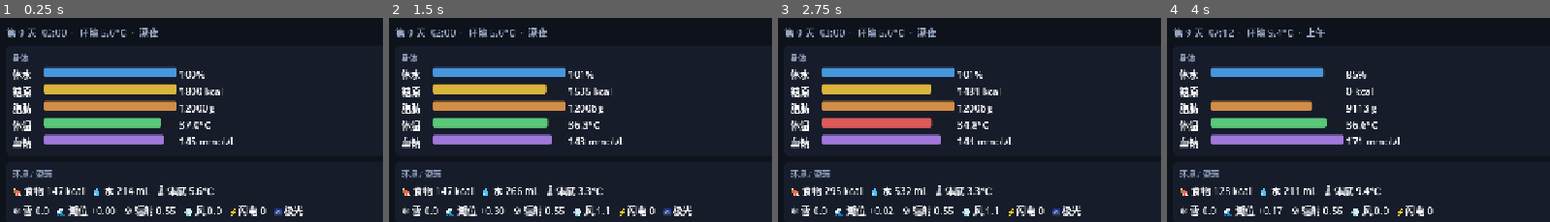
Above: before the commit, frames 1-4 (left to right).
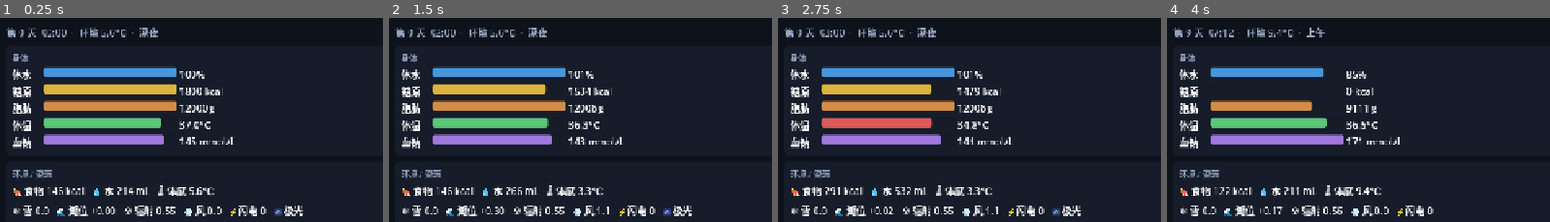
Above: after the commit, the same moments.

Repository: Mass404/survival-model
Game: Godot game, scene res://LocalMain.tscn
Two runs of this game, one before a commit and one after it. Both use one fixed random seed, a clock stepped at 60 frames per second and the inputs below. This scene is started directly instead of the project's main scene.
Inputs:
- Up to frame 1 (0.25 s): no input
- Up to frame 2 (1.5 s): click "🍖 觅食 1时" at 0.5 s; click "💧 喝水 1时" at 1.25 s
- Up to frame 3 (2.75 s): click "😴 休息 1时" at 2 s
- Up to frame 4 (4 s): click "🌙 过一夜" at 2.75 s; click "→ 陆地(-55°,188°) (212h)" at 3.5 s
The pictures show only the part of the screen within x 0-50%, y 11-61%; the shares and areas given below are measured in that part.

The runs differ from the first frame. In frame 1, less than 0.1% of the frame differs, in the area x 14-17%, y 82-87%; in frame 2, 0.1%; in frame 3, 0.1%; in frame 4, 0.1%, in the area x 15-53%, y 42-87%.

Commit message:
feat: E5fix4 latR爬山突变—GRN真分化首次活体涌现(dMax 0.09→1.0),多细胞普及149格
第四层(把分工回报接进latR/GRN矩阵演化)破解: 借 grnmutcheck 证过的爬山机制——
多细胞格latR突变改成"突变后算分化潜力d、降了就回退"(只留提升多稳态的突变),
非梯度、绕开BPTT,确定性(接受准则确定→双实例bit一致)。

效果(divdiagcheck 150年):
- 多细胞从E5fix3"峰13后回落"→持续增长149格(rMulti=1.0完全主导);
- dMax头一次冲到1.000(Y100)——GRN真多稳态/细胞分化首次在活体涌现。
testsuite 35/35(守恒drift=0 / 确定性双实例bit一致 / 食物网食肉峰83没崩), 没超时。

仍卡第五层(守不住): dMean→0、有分化格从14暴跌到1。爬山在个别格造出真多稳态,
但继承迁移的质量加权平均立刻把高d格latR与邻格平均抹平,分化无法维持/传播。
下一步: 护住高分化格latR不被迁移稀释(择优而非平均 / 降latR迁移率)。

Co-Authored-By: Claude Opus 4.8 <noreply@anthropic.com>

Diff:
--- a/godot/sim/World.gd
+++ b/godot/sim/World.gd
@@ -1209,7 +1209,15 @@
 			geneE[gb + g] += MUT_K * _gnoise(k, g, geoT)
 		for l in N_LAT: latGene[k * N_LAT + l] += MUT_K * _gnoise(k, 100 + l, geoT)   # B2 潜在基因值突变
 		for l in N_LAT: latGate[k * N_LAT + l] += MUT_K * _gnoise(k, 200 + l, geoT)   # B3 门控基因突变
-		for m in NLAT2: latR[k * NLAT2 + m] += MUT_K * 0.5 * _gnoise(k, 300 + m, geoT)   # GRN1b 调控矩阵突变
+		if rMulti[k] >= 0.05:  # E5fix4: multicell latR hill-climb mutation (keep only mutations that raise division potential d)
+			var _dbef := _divPotential(k)
+			var _bak := []
+			for _mm in NLAT2: _bak.append(latR[k * NLAT2 + _mm])
+			for m in NLAT2: latR[k * NLAT2 + m] += MUT_K * 0.5 * _gnoise(k, 300 + m, geoT)
+			if _divPotential(k) < _dbef:
+				for _mm in NLAT2: latR[k * NLAT2 + _mm] = _bak[_mm]
+		else:
+			for m in NLAT2: latR[k * NLAT2 + m] += MUT_K * 0.5 * _gnoise(k, 300 + m, geoT)
 
 func _latsig(l: int, j: int) -> float:   # 每潜在维度绑不同纬度带环境信号(确定性)→含义从环境涌现
 	return sin(float(l) * 1.7 + 2.2) * cos(_LAT[j] * PI / 180.0 * (1.0 + float(l) * 0.6))
